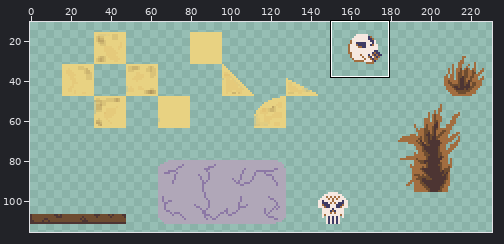
Edited in one commit: sprite sheet (environment/tilesetdesert.png). The picture above shows the old version from afar; the outline marks the close-up.
Close-up. As it was:
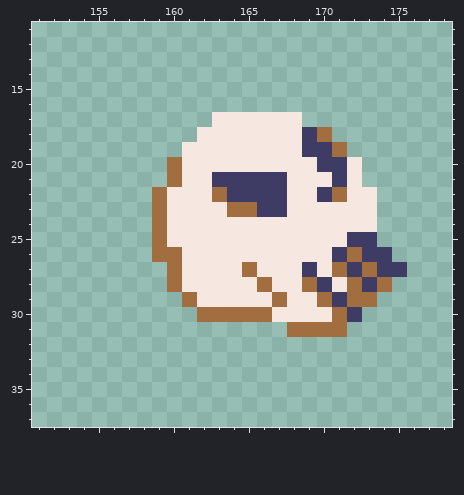
The file is 256x128 pixels. Colours within 5 levels of each other are drawn and written as one. Shown: x 151..178, y 11..37. The wide view leaves out empty margins.
The result:
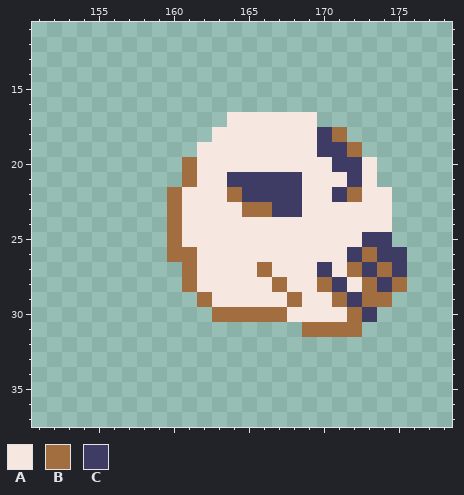
Palette (. is transparent): A #f6e8e0  B #a26d3f  C #3e3b65
From old to new:
@@ x 151..178 @@
 16 ............................
-17 ............AAAAAA..........
-18 ...........AAAAAAACB........
-19 ..........AAAAAAAACCB.......
-20 .........BAAAAAAAAACCA......
-21 .........BAACCCCCAAACA......
-22 ........BAAABCCCCAACBAA.....
-23 ........BAAAABBCCAAAAAA.....
-24 ........BAAAAAAAAAAAAAA.....
-25 ........BAAAAAAAAAAAACC.....
-26 ........BBAAAAAAAAAACBCC....
-27 .........BAAAABAAACABCBCC...
-28 .........BAAAAABAABCABCB....
-29 ..........BAAAAABAABCBB.....
-30 ...........BBBBBAAAABC......
-31 .................BBBB.......
+17 .............AAAAAA.........
+18 ............AAAAAAACB.......
+19 ...........AAAAAAAACCB......
+20 ..........BAAAAAAAAACCA.....
+21 ..........BAACCCCCAAACA.....
+22 .........BAAABCCCCAACBAA....
+23 .........BAAAABBCCAAAAAA....
+24 .........BAAAAAAAAAAAAAA....
+25 .........BAAAAAAAAAAAACC....
+26 .........BBAAAAAAAAAACBCC...
+27 ..........BAAAABAAACABCBC...
+28 ..........BAAAAABAABCABCB...
+29 ...........BAAAAABAABCBB....
+30 ............BBBBBAAAABC.....
+31 ..................BBBB......
 32 ............................
Pixel boxes of the changes (left, top, right, bottom) in both close-ups:
changed: (152, 112, 407, 337)
